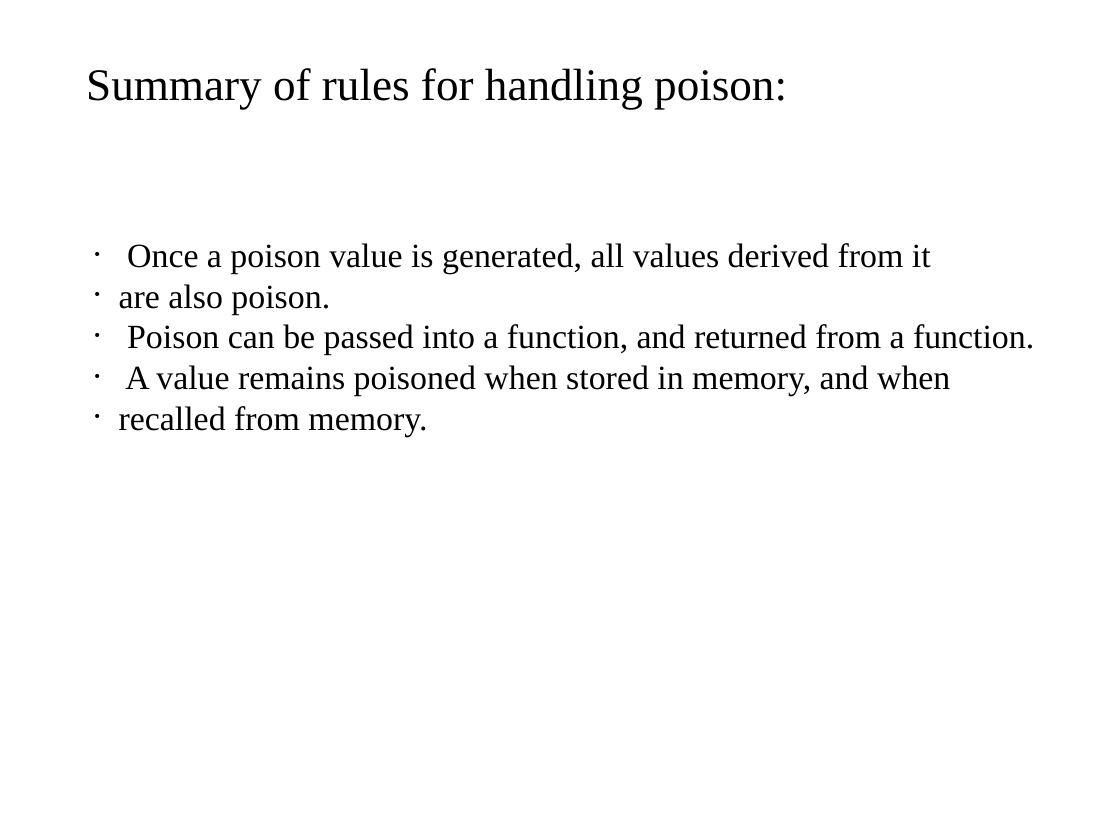
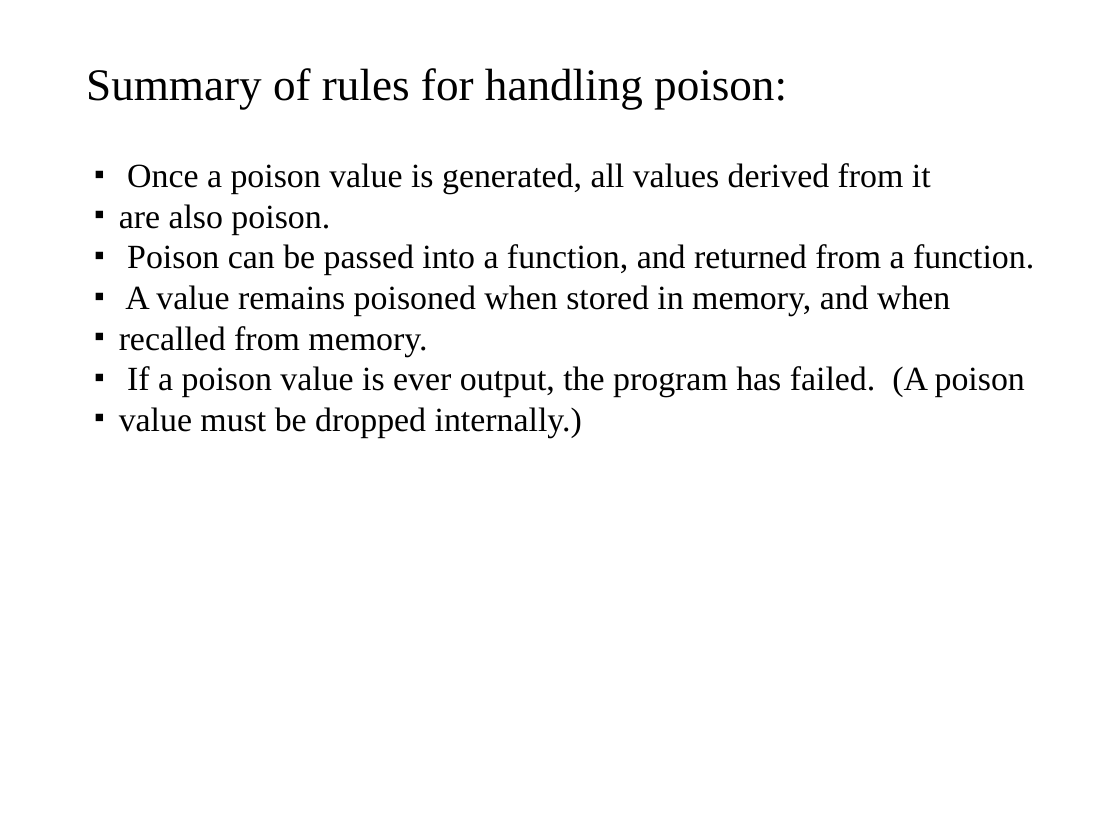
Before and after one commit to cschreiner/lli_undef_fix_admin, a slide deck: slide 5 of doc/poster/2015feb_grad_visit.draft.odp. Drawn at 1120x840 pixels with LibreOffice and Linux fonts; fonts in the diff are those of the drawing. Boxes give left, top, right and bottom in pixels: in the first picture for what was removed or moved away, otherwise in the second. Text is boxed around its words. In the diff, an @@ line names an element or a change of style, - is before the commit and + after.

Commit message:
added an explicit rule that poison cannot be output

```diff
--- a/doc/poster/2015feb_grad_visit.draft.odp
+++ b/doc/poster/2015feb_grad_visit.draft.odp
@@ text "Once a poison value is ...": place and size @@
-text "Once a poison value is ..." at box(119, 243, 1034, 437)
+text "Once a poison value is ..." at box(119, 163, 1034, 438)
@@ text at box(119, 163, 1034, 357): bullet • to ■ @@
@@ text at box(119, 366, 1025, 438): paragraphs added @@
+■ If a poison value is ever output, the program has failed. (A poison
+■ value must be dropped internally.)
```
Also in this commit, not shown: 1 slide removed, 1 other file.
